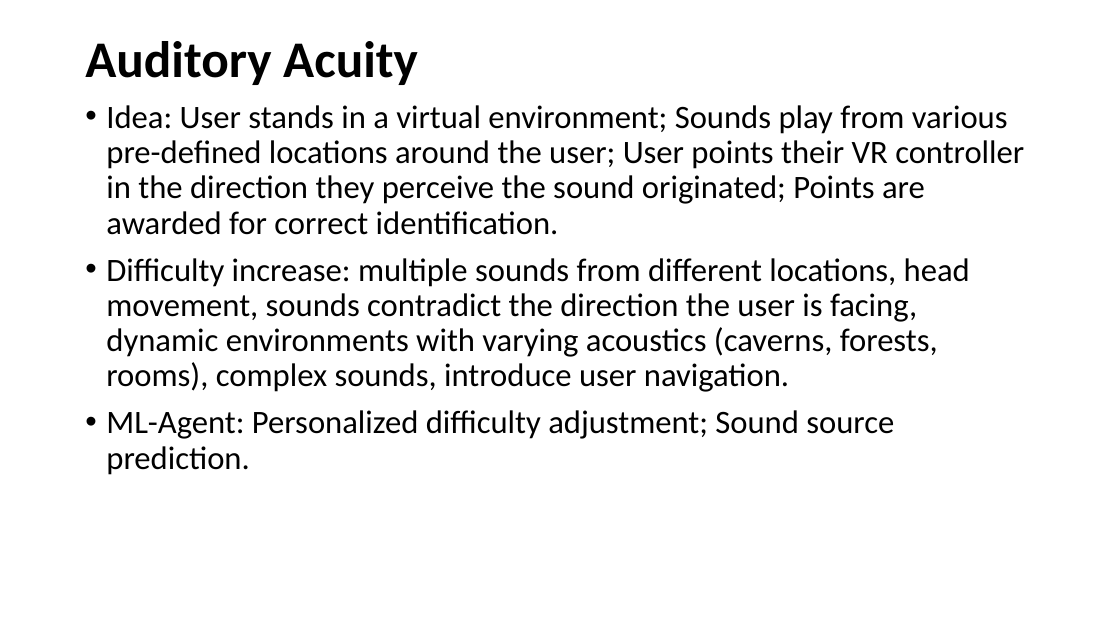
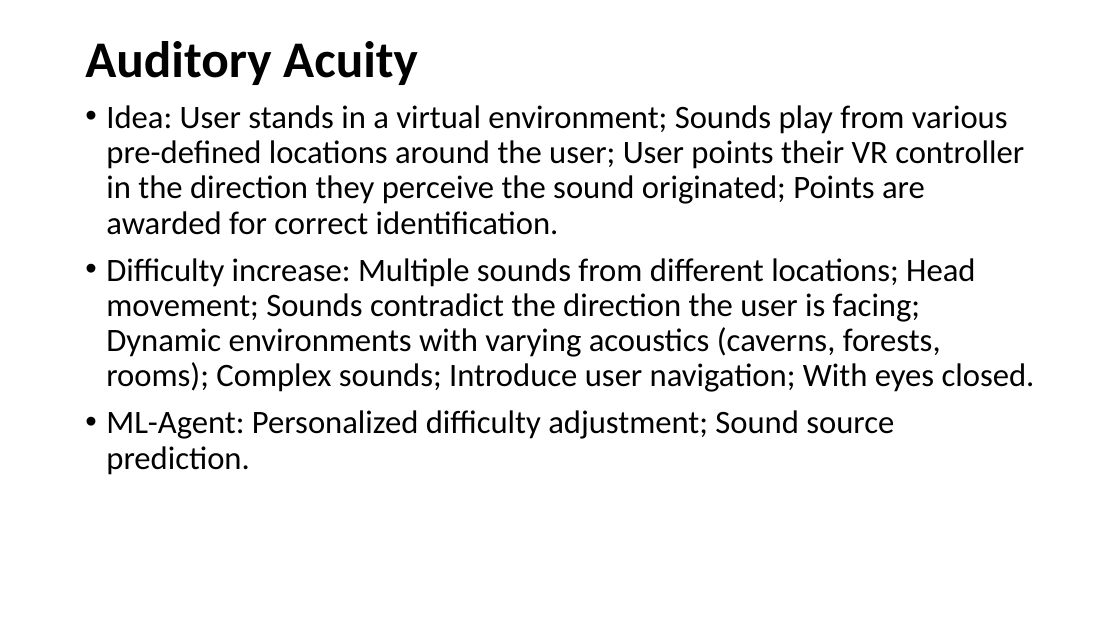
Before and after one commit to ztsv-av/xr_ml, a slide deck: slide 2 of vr_ideas.pptx (slide 8 before the commit). Drawn at 1120x630 pixels with LibreOffice and Linux fonts; fonts in the diff are those of the drawing. Boxes give left, top, right and bottom in pixels: in the first picture for what was removed or moved away, otherwise in the second. Text is boxed around its words. In the diff, an @@ line names an element or a change of style, - is before the commit and + after.

```diff
--- a/vr_ideas.pptx
+++ b/vr_ideas.pptx
@@ text at <box>106,258,1035,392</box>: text changed @@
-• Difficulty increase: multiple sounds from different locations, head movement, sounds contradict the direction the user is facing, dynamic environments with varying acoustics (caverns, forests, rooms), complex sounds, introduce user navigation.
+• Difficulty increase: Multiple sounds from different locations; Head movement; Sounds contradict the direction the user is facing; Dynamic environments with varying acoustics (caverns, forests, rooms); Complex sounds; Introduce user navigation; With eyes closed.
```
Also in this commit, not shown: 5 other slides changed, 3 slides added.
